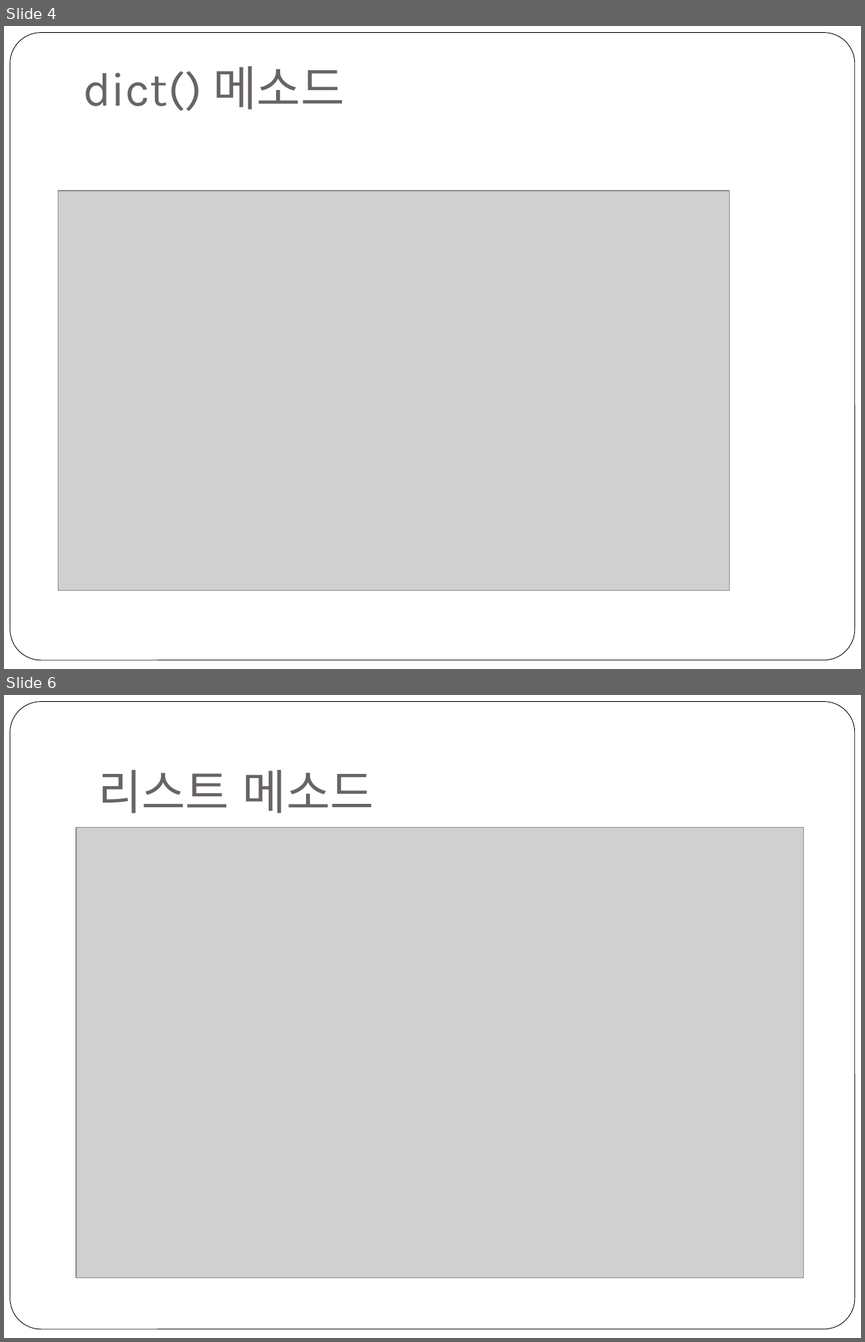
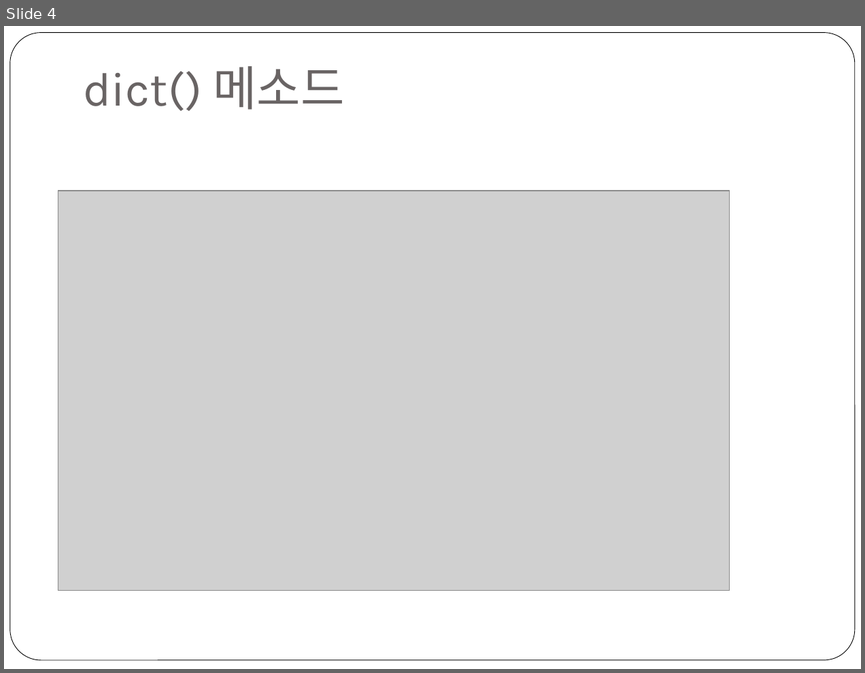
Before and after one commit to freshmea/weizman_python_class, a slide deck: textbook/파이썬2-3교시.pptx. Shown one above the other, each under a label of ours: slides 4 and 6 before the commit, slide 4 after it; the slides between them are not shown. The pictures are 865x1342 and 865x673 pixels, drawn with LibreOffice and Linux fonts; fonts in the diff are those of the drawing; grey boxes stand for pictures. Boxes give left, top, right and bottom in pixels: in the first picture for what was removed or moved away, otherwise in the second. Text is boxed around its words. In the diff, an @@ line names an element or a change of style, - is before the commit and + after.

```diff
--- a/textbook/파이썬2-3교시.pptx
+++ b/textbook/파이썬2-3교시.pptx
@@ slide 6 removed at box(4, 695, 861, 1338), background #FFFFFF; not listed: 1 template element that a slide beside it also shows @@
@@ title removed at box(98, 770, 374, 813) @@
-리스트 메소드
@@ picture removed at box(76, 828, 804, 1278) @@
```
Also in this commit, not shown: 5 slides added, 2 other slides removed, 1 other file.
